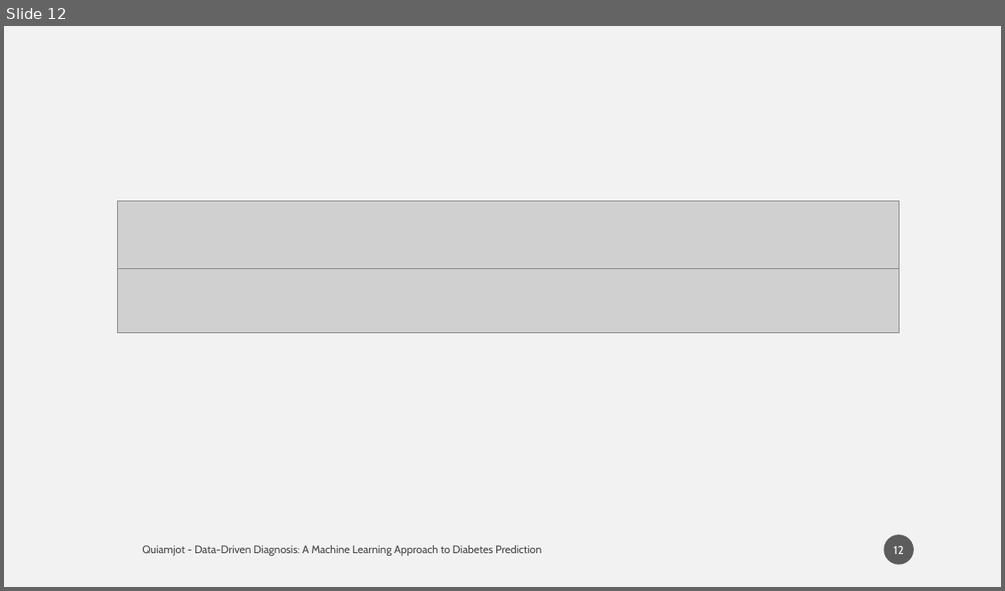
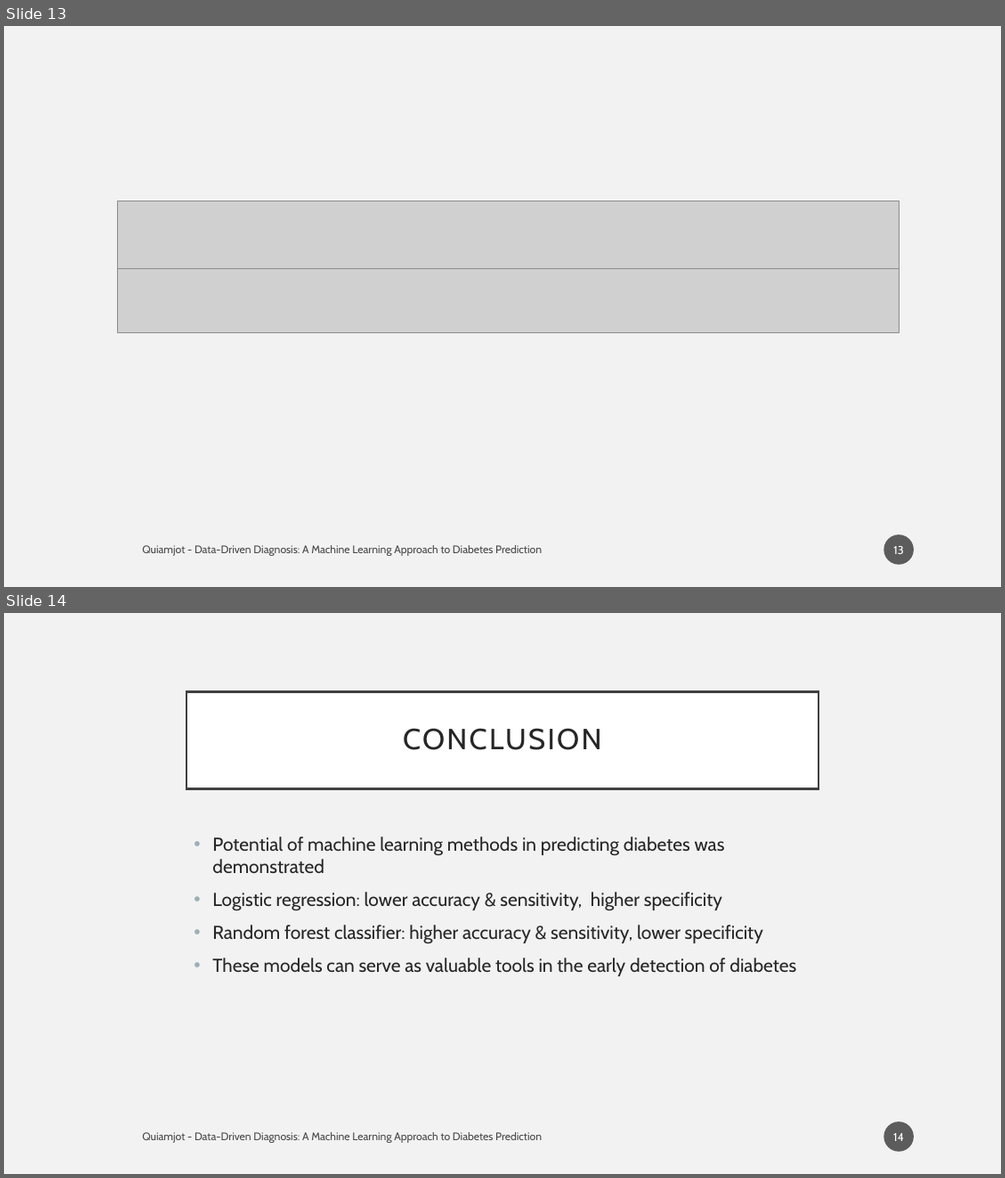
Before and after one commit to aiquiamjot/App_Physics157, a slide deck: coding project/presentation.pptx. Shown one above the other, each under a label of ours: slide 12 before the commit, slides 13 and 14 after it. The pictures are 1005x591 and 1005x1178 pixels, drawn with LibreOffice and Linux fonts; fonts in the diff are those of the drawing; grey boxes stand for pictures. Boxes give left, top, right and bottom in pixels: in the first picture for what was removed or moved away, otherwise in the second. Text is boxed around its words. In the diff, an @@ line names an element or a change of style, - is before the commit and + after.

```diff
--- a/coding project/presentation.pptx
+++ b/coding project/presentation.pptx
@@ slide 14 added at (x1=4, y1=613, x2=1001, y2=1174), background #F2F2F2 @@
@@ title added at (x1=186, y1=691, x2=818, y2=788), fill #FFFFFF, outline #404040 2.5 pt, 28 pt, text #262626 @@
+CONCLUSION
@@ text added at (x1=212, y1=836, x2=796, y2=976), 18 pt, text #262626 @@
+• Potential of machine learning methods in predicting diabetes was demonstrated
+• Logistic regression: lower accuracy & sensitivity, higher specificity
+• Random forest classifier: higher accuracy & sensitivity, lower specificity
+• These models can serve as valuable tools in the early detection of diabetes
@@ text added at (x1=142, y1=1132, x2=542, y2=1143), 10.5 pt, text #000000 at 70% opacity @@
+Quiamjot - Data-Driven Diagnosis: A Machine Learning Approach to Diabetes Prediction
@@ page number added at (x1=884, y1=1121, x2=914, y2=1151), fill #1D1D1D at 70% opacity, 11 pt, text #FFFFFF @@
+14
@@ what was slide 12 is now slide 13 @@
@@ page number at (x1=893, y1=546, x2=904, y2=554): text changed @@
-12
+13
```
Also in this commit, not shown: 4 slides changed, 2 other slides added, 1 other file.
